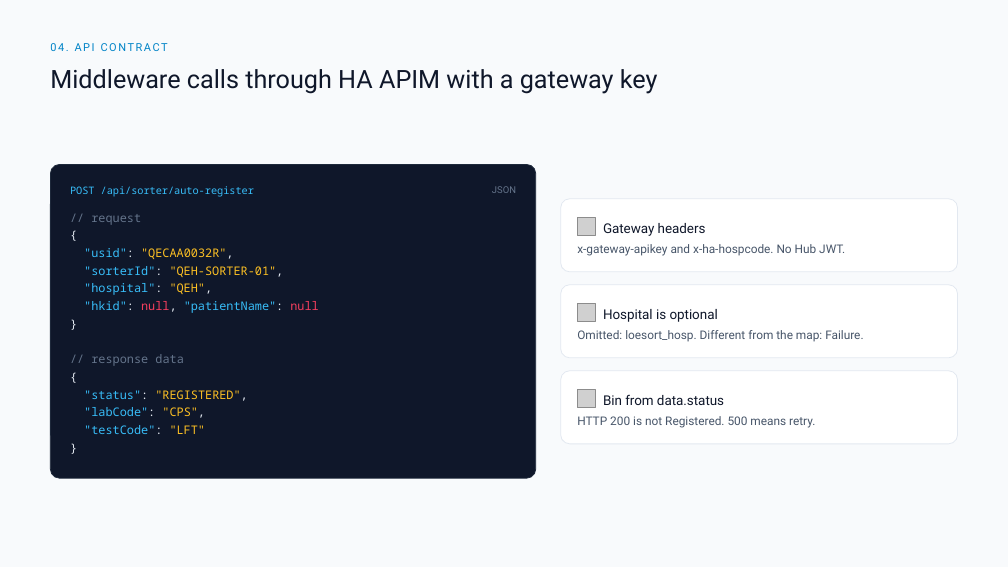
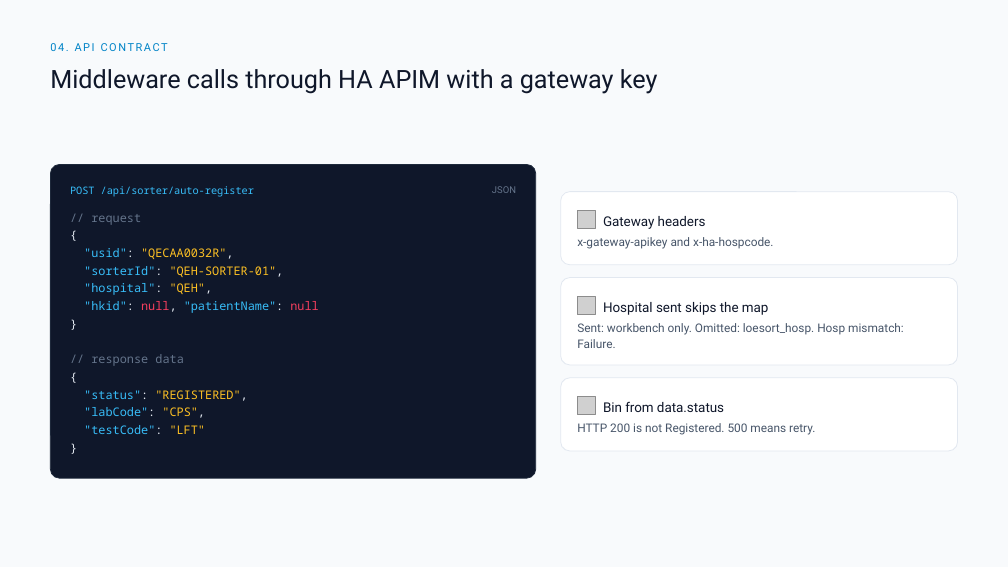
Before and after one commit to DragonChong/HA-Notes, a slide deck: slide 7 of SDLC/Projects/TMP-specimen-sorter-api — Specimen Sorter API/assets/Specimen Sorter API v3.pptx. Drawn at 1008x567 pixels with LibreOffice and Linux fonts; fonts in the diff are those of the drawing; grey boxes stand for pictures. Boxes give left, top, right and bottom in pixels: in the first picture for what was removed or moved away, otherwise in the second. Text is boxed around its words. In the diff, an @@ line names an element or a change of style, - is before the commit and + after.

```diff
--- a/SDLC/Projects/TMP-specimen-sorter-api — Specimen Sorter API/assets/Specimen Sorter API v3.pptx
+++ b/SDLC/Projects/TMP-specimen-sorter-api — Specimen Sorter API/assets/Specimen Sorter API v3.pptx
@@ rounded rectangle: place and size @@
-rounded rectangle at bbox=[561, 199, 958, 272]
+rounded rectangle at bbox=[561, 192, 958, 265]
@@ text "Gateway headers": place and size @@
-text "Gateway headers" at bbox=[603, 223, 706, 236]
+text "Gateway headers" at bbox=[603, 216, 706, 229]
@@ text at bbox=[577, 237, 773, 249]: text changed @@
-x-gateway-apikey and x-ha-hospcode. No Hub JWT.
+x-gateway-apikey and x-ha-hospcode.
@@ picture: place and size @@
-picture at bbox=[578, 218, 596, 236]
+picture at bbox=[578, 211, 596, 229]
@@ rounded rectangle: place and size @@
-rounded rectangle at bbox=[561, 285, 958, 358]
+rounded rectangle at bbox=[561, 278, 958, 365]
@@ rounded rectangle at bbox=[561, 278, 958, 365]: proportions changed @@
@@ picture: place and size @@
-picture at bbox=[578, 304, 596, 322]
+picture at bbox=[578, 296, 596, 315]
@@ text at bbox=[577, 323, 904, 348]: text changed @@
-Omitted: loesort_hosp. Different from the map: Failure.
+Sent: workbench only. Omitted: loesort_hosp. Hosp mismatch: Failure.
@@ text at bbox=[603, 302, 769, 315]: text changed @@
-Hospital is optional
+Hospital sent skips the map
@@ rounded rectangle: place and size @@
-rounded rectangle at bbox=[561, 371, 958, 444]
+rounded rectangle at bbox=[561, 378, 958, 451]
@@ 2 texts, 1 picture: place and size @@
-2 texts, 1 picture at bbox=[577, 389, 815, 428]
+2 texts, 1 picture at bbox=[577, 397, 815, 435]
```
Also in this commit, not shown: 3 other slides changed, 1 slide added, 1 slide removed, 5 other files.
